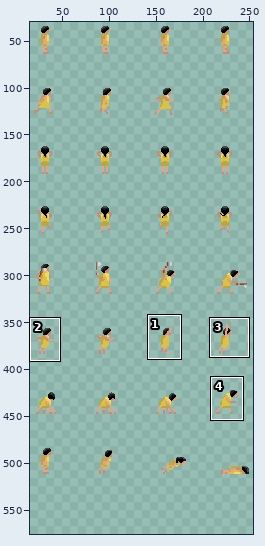
One commit to this sprite sheet: data/guy.png. Above, an overview of the earlier version with the close-up marked.
Close-up. Old version:
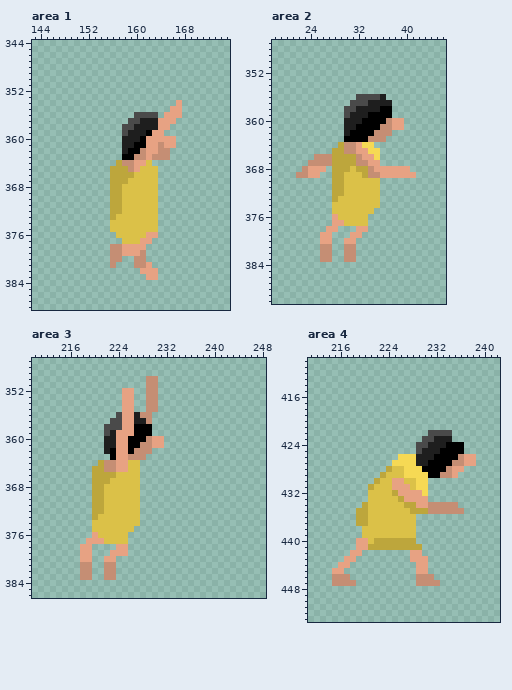
The file is 256x576 pixels. Shown: area 1: x 143..175, y 344..388; area 2: x 18..46, y 347..390; area 3: x 210..248, y 347..386; area 4: x 211..242, y 410..453. The wide view leaves out empty margins. The commit also changed other parts of the picture, which this record leaves out.
New version:
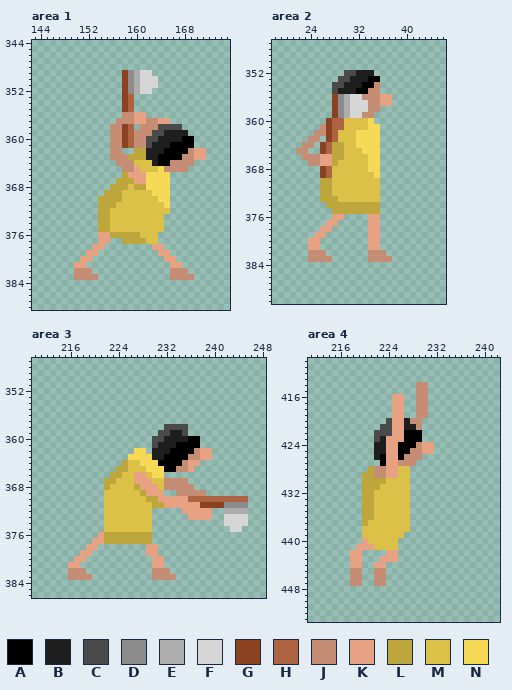
Palette (. is transparent): A #000000  B #1e1e1e  C #4a4a4a  D #8c8c8c  E #adadad  F #d6d6d6  G #8c4221  H #ad6342  J #c58e74  K #e7a283  L #bda63c  M #dbc148  N #f6d954
Change:
Changed rows in their new state; - is an unchanged pixel.
Area 1:
first column x 150:
349 --------GDEFF---------
350 --------GDEFFF--------
351 --------GDEFFF--------
352 --------GDEFF---------
353 --------GH------------
354 --------GH-------.----
355 --------GH------..----
356 --------JJKK..-...----
357 -------JJJKKJJ--.-----
358 ------JJGH.JJJCCCC----
359 ------JJGHJJJCCBBBB---
360 ------JJGHJJCCBBBBAA--
361 ------JJGHJJCBBBAAAA--
362 ------JJ..LLBBBAAAAJKK
363 ------JJJLLLBBAAAAJJKK
364 -------J--MM-BAAJJJJ--
365 ------..J-----NJJJJ---
366 ------..-KKKNNNN------
367 ------.--LKKNNNN------
368 --------L-LLNNNN------
369 -----L-------NNN------
370 ----LL--------NN------
371 ----LL-M------MN------
372 ----LLMM------MM------
373 ----LLM-------M-------
374 ----LL--------M-------
375 ----LL--------M-------
376 ----KKLLLLL-MM--------
377 ----KK--LLLLMM--------
378 ---KK-......-KK-------
379 --KK--......--KK------
380 -KK---..--..---KK-----
381 KK----.---...---KK----
382 JJJ--------...--JJJ---
383 JJJJ--------..--JJJJ--
Area 2:
first column x 22:
352 --------CCBBB-------
353 -------CCBBBAA------
354 ------CCBBBAAJ------
355 ------CBBBAAJJ------
356 ------GDEFFJJJKK----
357 ------GDEFFFJJKK----
358 ------GDEFFFJJ..----
359 ------GDEFFJJ...----
360 -----GHHMMMMN.....--
361 ----JGHHMMMMNN....--
362 ---JJGHMMMNNNN..----
363 --JJ-GHMMMNNNN.-----
364 -JJ-GHL-MMN--N------
365 JJ--GH--MMMN--------
366 -JJ-KK--MMMMN-------
367 ----KK-MMMMMNN------
368 -...GHMMM-MMNN.....-
369 ....GHMM---MMN......
370 ----LLMM------------
371 ----LLMM------------
372 ----LLMM------------
373 ----LL--------------
374 -----LLLLLLLLL------
375 ------LLLLLLLL------
376 -------K....KK------
377 -----K-.....KK------
378 ----K-.---..KK------
379 ---K-.---..-KK------
380 --KK..--..--KK------
381 --KK..--..--KK------
382 --JJ-.--..--JJJ-----
383 --JJ----..--JJJJ----
Area 3:
first column x 216:
350 -------------..---------------
351 -------------..---------------
352 ---------..--..---------------
353 ---------..--..---------------
354 ---------..--..---------------
355 ---------..--..---------------
356 --------......----------------
357 -------.......----------------
358 ------........--CCCC----------
359 ------........-CCBBC----------
360 ------........CCBBBBAA--------
361 ------........CBBBAAAA--------
362 ------.....NN.BBBAAAAJKK------
363 -------...NNNNBBAAAAJJKK------
364 -----....L--NNNAAAAJKK--------
365 ----....LL--MNNNAAJJK---------
366 ----...-L--KKMNN--------------
367 ----..-L---KKKMMJJJJ----------
368 ----..L----LKKKMJJJJJ---------
369 ----..------LKKK--JJJJJ-------
370 ----..------MLLKKKKKHHHHHHHHHH
371 ----..------MMLLKKKKKKGGGGDDDD
372 ----..------MM-----KKKKK--EEEE
373 ----..------MM------KKKK--FFFF
374 ----..------MM------------FFFF
375 ----..-----MMM-------------FF-
376 ----.KLLLLLLLL----------------
377 ---.--LLLLLLLL----------------
378 --.-K---..---KK---------------
379 -------...---KK---------------
380 -K-.--..------KK--------------
381 KK..--..------KK--------------
382 JJ-.--..------JJJ-------------
383 JJ----..------JJJJ------------
Area 4:
first column x 215:
414 --------------JJ--------
415 --------------JJ--------
416 ----------KK--JJ--------
417 ----------KK--JJ--------
418 ----------KK--JJ--------
419 ----------KK--JJ--------
420 ---------CKKBJJ---------
421 --------CCKKBBJ---------
422 -------CCCKKAAA-....----
423 -------CBKKKAAA.....----
424 -------BBKKAAAJKK.....--
425 -------BBKKAAJJKK.....--
426 -------BAKKAJJJ.........
427 --------AKKJJJ..........
428 ------LJJKK-M.........--
429 -----LLJJKK-M........---
430 -----LL-L-MM-...--------
431 -----L-L--MMM...--------
432 -----LL---MMM...--------
433 -----LL----MM...--------
434 ------L-----M........---
435 ----.-L------.........--
436 ----.-L------.----------
437 ----.--------.----------
438 -------------.----------
439 ------------..----------
440 ----.--MMMM...----------
441 ------KMMMM....---------
442 ---------KK--..---------
443 --.-K---KKK--...--------
444 -..KK--KK-----..--------
445 ..-JJ--JJ-----..--------
446 ...JJ--JJ-----...-------
447 ...-J--JJ-----....------
